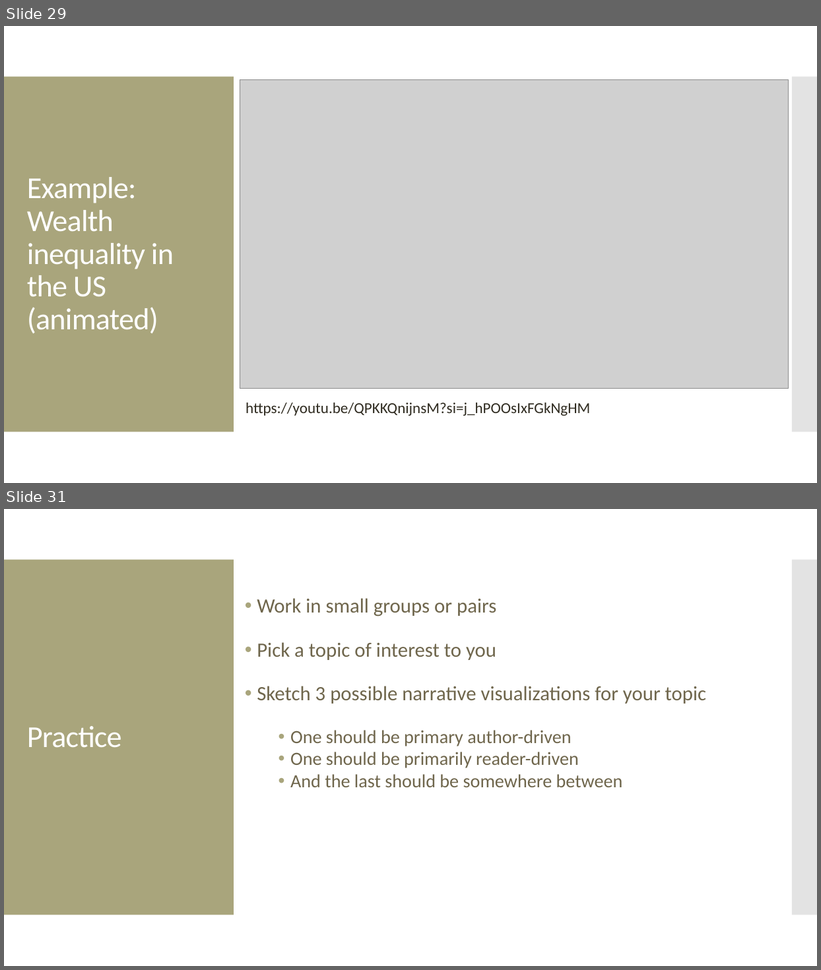
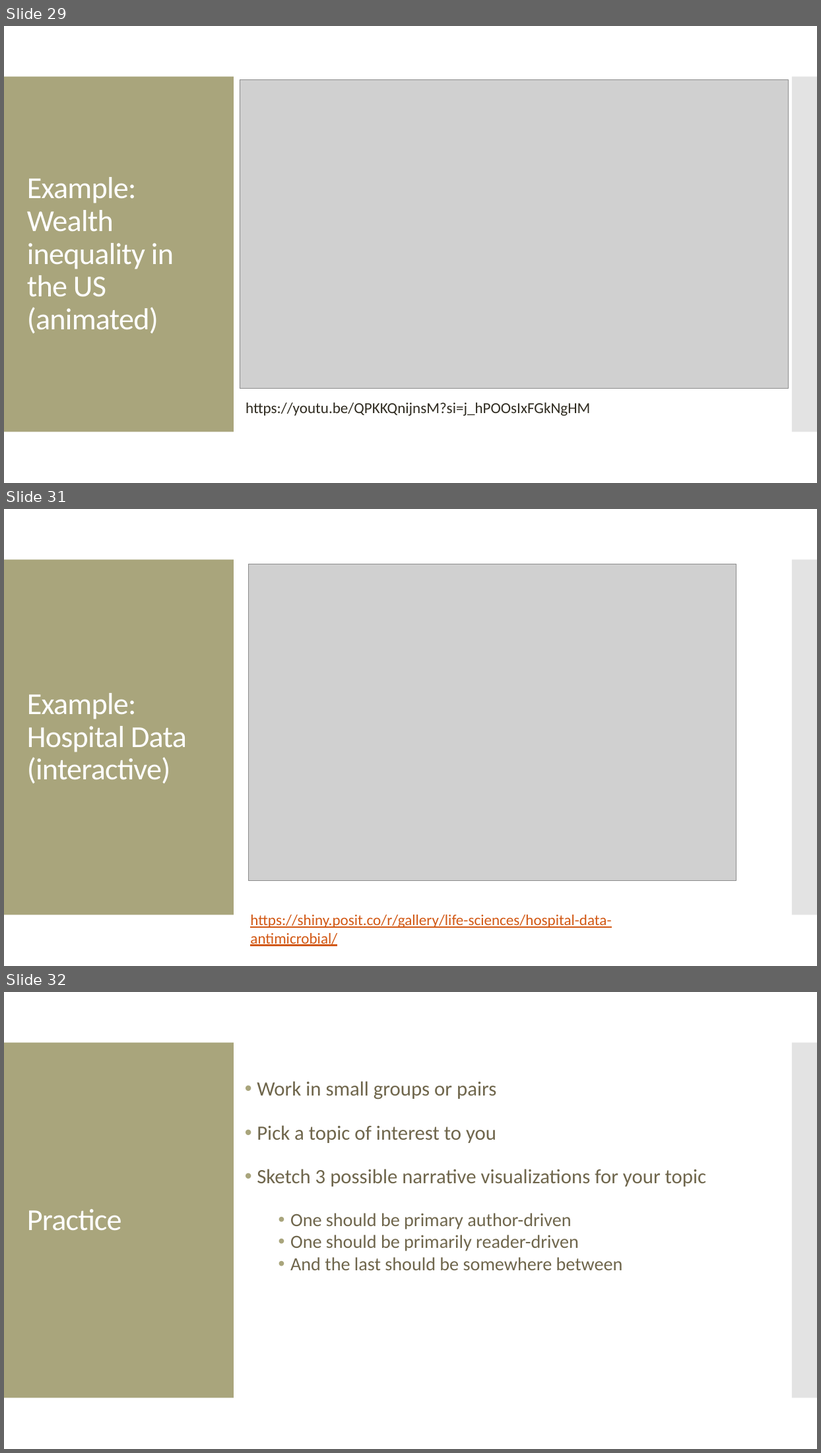
Before and after one commit to amosca01/SDS-CSC109, a slide deck: slides/07-storytelling.pptx. Shown one above the other, each under a label of ours: slides 29 and 31 before the commit, slides 29, 31 and 32 after it; the slides between them are not shown. The pictures are 821x970 and 821x1453 pixels, drawn with LibreOffice and Linux fonts; fonts in the diff are those of the drawing; grey boxes stand for pictures. Boxes give left, top, right and bottom in pixels: in the first picture for what was removed or moved away, otherwise in the second. Text is boxed around its words. In the diff, an @@ line names an element or a change of style, - is before the commit and + after.

```diff
--- a/slides/07-storytelling.pptx
+++ b/slides/07-storytelling.pptx
@@ slide 31 added at bbox=[4, 509, 817, 966], background #FFFFFF; not listed: 2 template elements that a slide beside it also shows @@
@@ picture added at bbox=[249, 564, 737, 881] @@
@@ text added at bbox=[27, 693, 187, 784], 36 pt, text #FFFFFF @@
+Example: Hospital Data (interactive)
@@ text added at bbox=[250, 915, 611, 947], 18 pt, text #D25814, underline @@
+https://shiny.posit.co/r/gallery/life-sciences/hospital-data-antimicrobial/
@@ what was slide 31 is now slide 32 @@
```
Also in this commit, not shown: 1 slide changed, 11 other files.
